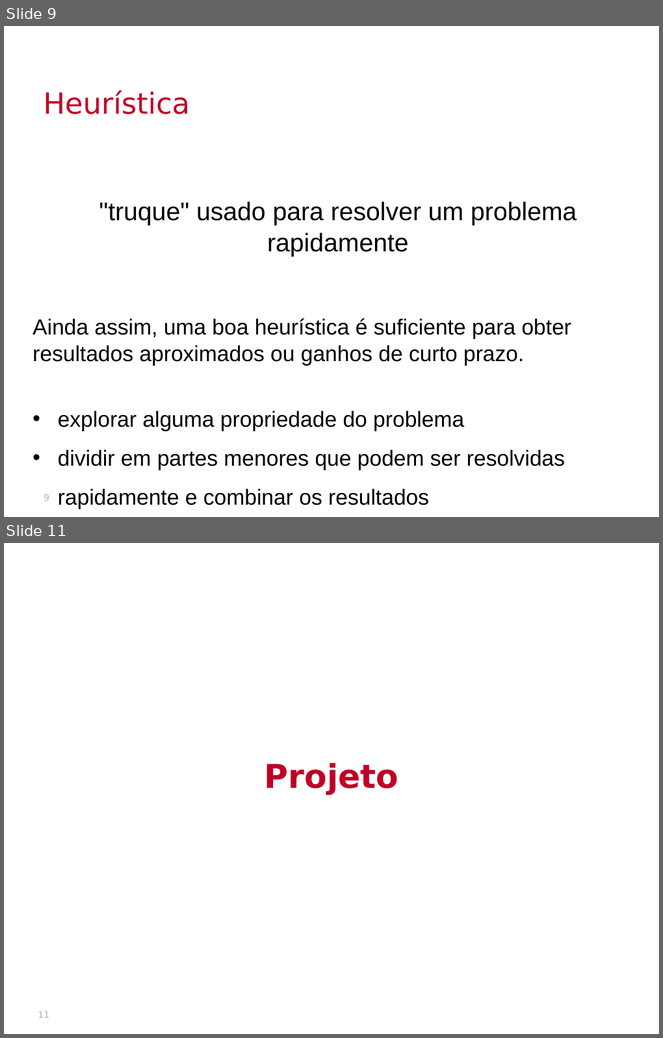
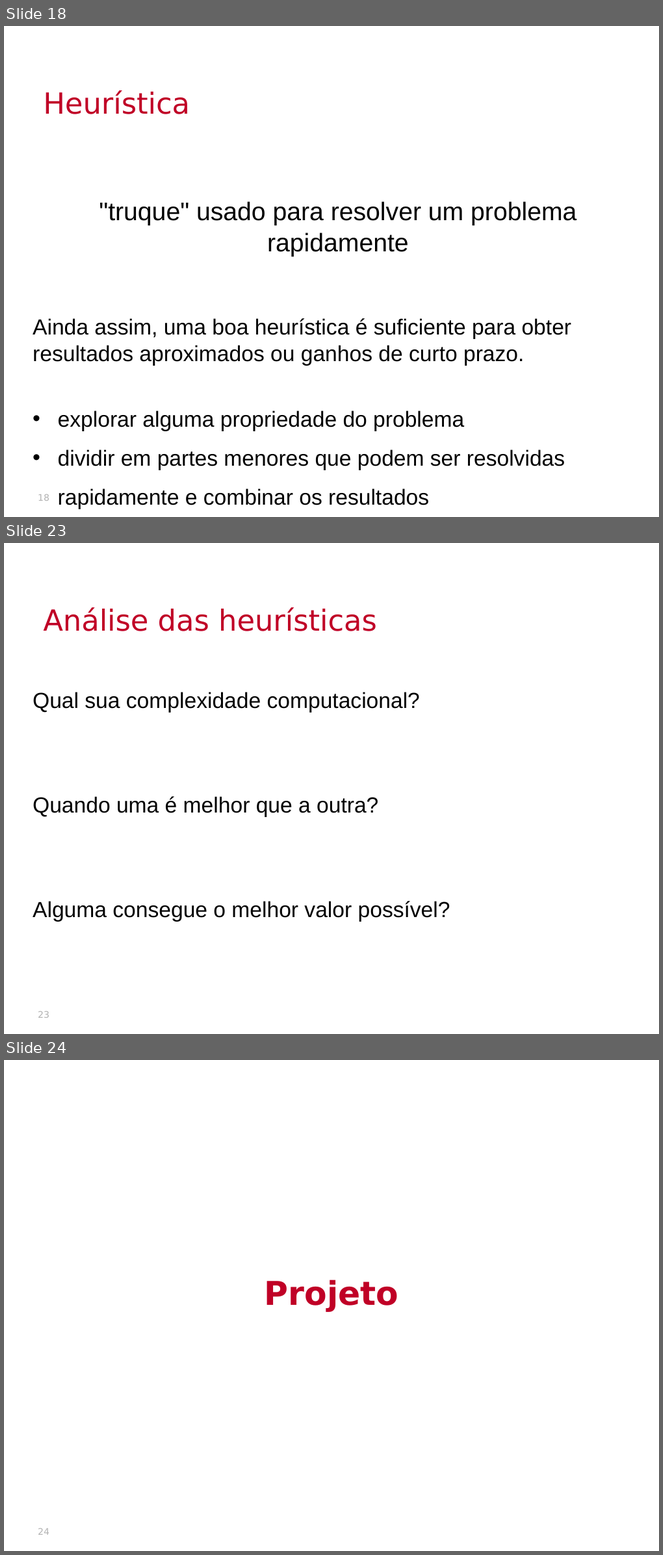
Before and after one commit to thalials/supercomp, a slide deck: aulas/04-projeto-heuristicas/slides.pptx. Shown one above the other, each under a label of ours: slides 9 and 11 before the commit, slides 18, 23 and 24 after it; the slides between them are not shown. The pictures are 663x1038 and 663x1555 pixels, drawn with LibreOffice and Linux fonts; fonts in the diff are those of the drawing; background and template pictures are left out. Boxes give left, top, right and bottom in pixels: in the first picture for what was removed or moved away, otherwise in the second. Text is boxed around its words. In the diff, an @@ line names an element or a change of style, - is before the commit and + after.

```diff
--- a/aulas/04-projeto-heuristicas/slides.pptx
+++ b/aulas/04-projeto-heuristicas/slides.pptx
@@ slide 23 added at (x1=4, y1=543, x2=659, y2=1034), background picture (left out) @@
@@ text added at (x1=43, y1=607, x2=377, y2=631), 32 pt, text #C00026 @@
+Análise das heurísticas
@@ text added at (x1=33, y1=692, x2=451, y2=922), 24 pt, text #000000 @@
+Qual sua complexidade computacional?
+Quando uma é melhor que a outra?
+Alguma consegue o melhor valor possível?
@@ arrow added from (403, 886) to (403, 886), #375D8B 0.75 pt @@
@@ page number added at (x1=38, y1=1012, x2=50, y2=1018), 10 pt, text #B2B2B2 @@
+23
@@ what was slide 9 is now slide 18 @@
@@ page number at (x1=38, y1=495, x2=50, y2=501): text changed @@
-9
+18
@@ what was slide 11 is now slide 24 @@
@@ page number at (x1=38, y1=1529, x2=50, y2=1535): text changed @@
-11
+24
```
Also in this commit, not shown: 1 slide changed, 13 other slides added, 1 slide removed, 26 other files.
